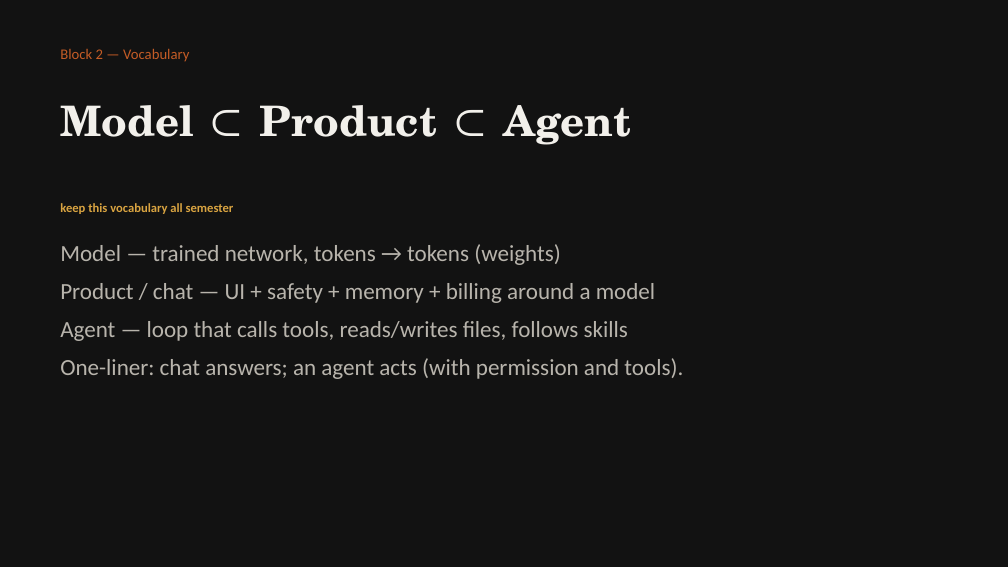
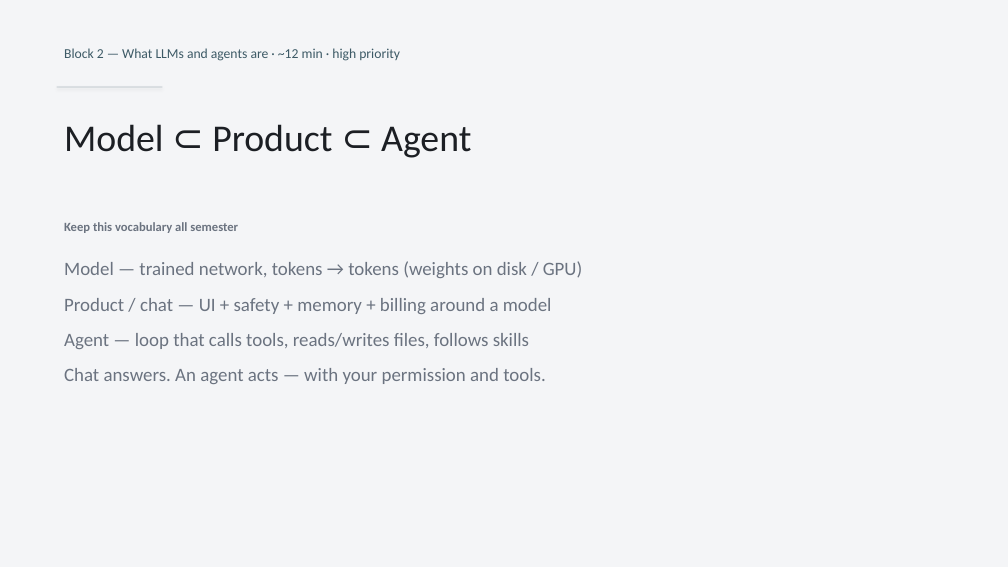
Before and after one commit to kleinstkariert/critical-vibe-coding, a slide deck: slide 3 of course/lectures/01-welcome-landscape-slideshow/01-welcome-landscape.pptx. Drawn at 1008x567 pixels with LibreOffice and Linux fonts; fonts in the diff are those of the drawing. Boxes give left, top, right and bottom in pixels: in the first picture for what was removed or moved away, otherwise in the second. Text is boxed around its words. In the diff, an @@ line names an element or a change of style, - is before the commit and + after.

```diff
--- a/course/lectures/01-welcome-landscape-slideshow/01-welcome-landscape.pptx
+++ b/course/lectures/01-welcome-landscape-slideshow/01-welcome-landscape.pptx
@@ rectangle at (0, 0, 1008, 567): fill #121212 to #F4F5F7 @@
@@ text at (64, 48, 400, 61): text changed; size 14 to 13 pt; text colour #C45C26 to #3D5A66 @@
-Block 2 — Vocabulary
+Block 2 — What LLMs and agents are · ~12 min · high priority
@@ rectangle added at (57, 87, 163, 87), fill #3D5A66 @@
@@ text "Model ⊂ Product ⊂ Agent": place and size @@
-text "Model ⊂ Product ⊂ Agent" at (60, 105, 631, 145)
+text "Model ⊂ Product ⊂ Agent" at (64, 124, 471, 158)
@@ text "Model ⊂ Product ⊂ Agent" at (64, 124, 471, 158): size 40 to 36 pt, font TeX Gyre Schola to Calibri, text colour #F2F0EB to #1C1F24, bold off @@
@@ text at (64, 222, 238, 233): text changed; text colour #D9A441 to #6B7380 @@
-keep this vocabulary all semester
+Keep this vocabulary all semester
@@ text "Model — trained network, tokens ...": place and size @@
-text "Model — trained network, tokens ..." at (60, 244, 683, 379)
+text "Model — trained network, tokens ..." at (64, 261, 583, 384)
@@ text at (64, 261, 583, 278): text changed; size 22 to 18 pt; text colour #B8B4AC to #6B7380 @@
-Model — trained network, tokens → tokens (weights)
+Model — trained network, tokens → tokens (weights on disk / GPU)
@@ text at (64, 298, 552, 349): size 22 to 18 pt, text colour #B8B4AC to #6B7380 in "Product / chat — UI + safety ...", "Agent — loop that calls tools, reads/writes ..."; more space between paragraphs @@
@@ text at (64, 368, 546, 384): text changed; size 22 to 18 pt; text colour #B8B4AC to #6B7380 @@
-One-liner: chat answers; an agent acts (with permission and tools).
+Chat answers. An agent acts — with your permission and tools.
```
Also in this commit, not shown: 11 other slides changed, 8 slides added, 7 slides removed, 11 other files.
